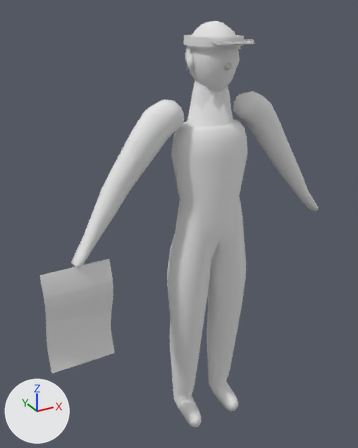
The glTF model assets/actors/crowd/fan10.glb as it was, and as the next commit left it.
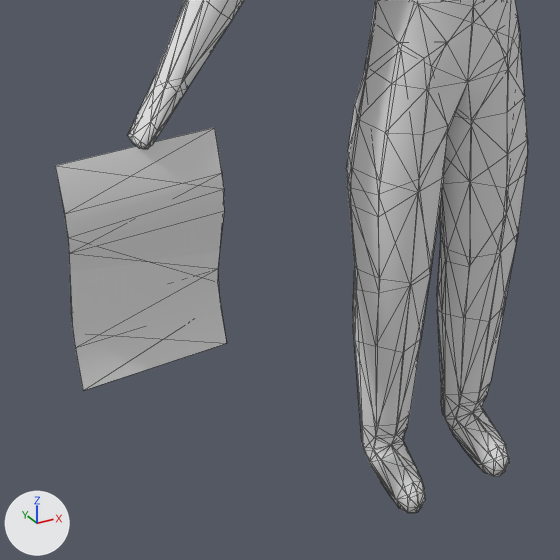
Old and new are each drawn whole from a 50 mm lens placed at (-1.067, -1.684, 1.877), pointed at (-0.118, 0.041, 1.015) and again close up on the part from 4% to 73% of the width and 45% to 100% of the height. Arrows for +X, +Y and +Z are at lower left; the lights stay in place. The older version's two pictures come first. The close-ups show mesh edges as thin lines. Vertices at exactly the same position are counted once.

Script lines for the objects in view, before the commit:
```python
me_fan10 = bpy.data.meshes.new('fan10')
me_fan10.from_pydata(...)  # 814 vertices, 1500 faces; spans x -0.75..0.61, y -0.2..0.12, z -0.02..1.83
me_fan10.materials.append(mat_crowd_fan)  # white #e7e7e7
me_fan10_lod1 = bpy.data.meshes.new('fan10_lod1')
me_fan10_lod1.from_pydata(...)  # 376 vertices, 650 faces; spans x -0.75..0.61, y -0.2..0.12, z -0.02..1.83
me_fan10_lod1.materials.append(mat_crowd_fan)  # white #e7e7e7
ob_fan10 = bpy.data.objects.new('fan10', me_fan10)
ob_fan10.location = (0.0, 0.0, 0.0)
ob_fan10_lod1 = bpy.data.objects.new('fan10_lod1', me_fan10_lod1)
ob_fan10_lod1.location = (0.0, 0.0, 0.0)
```
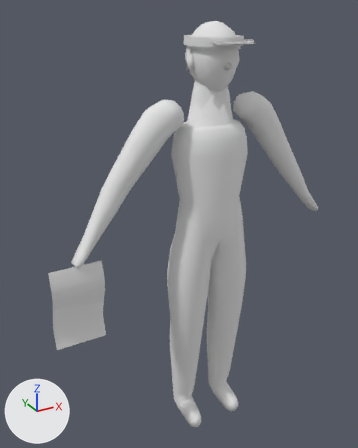
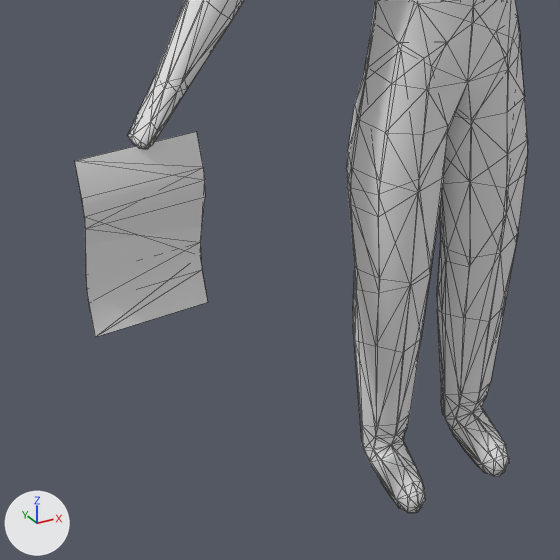
What differs and where, as boxes [x1, y1, x2, y2] in the close-ups (560 x 560 px; the box of a moved part takes in the faces that stretch with it):
'fan10', reshaped: before [55, 0, 528, 513]; after [75, 0, 528, 513]
'fan10_lod1', reshaped: before [57, 0, 528, 512]; after [75, 0, 528, 512]
part 1 of me_fan10, moved or reshaped: before [55, 128, 224, 390]; after [75, 132, 205, 330]
part 2 of me_fan10_lod1, rebuilt (21% narrower, 19% shorter): before [57, 177, 226, 390]; after [75, 165, 208, 337]

What changed in the scene script:
```text
Change me_fan10:
    used by ob_fan10; location = (0.0, 0.0, 0.0)
    remove me_fan10.from_pydata(...)  # 814 vertices, 1500 faces; spans x -0.75..0.61, y -0.2..0.12, z -0.02..1.83
    add me_fan10.from_pydata(...)  # 814 vertices, 1500 faces; spans x -0.71..0.61, y -0.2..0.12, z -0.02..1.83
    me_fan10 part 1
    me_fan10.vertices[802].co: (-0.75, -0.04, 0.97) -> (-0.71, -0.06, 0.91)  # pixel (55, 165) -> pixel (81, 198)
    me_fan10.vertices[803].co: (-0.75, -0.06, 0.89) -> (-0.71, -0.05, 0.85)  # pixel (64, 213) -> pixel (85, 228)
    me_fan10.vertices[804].co: (-0.75, -0.06, 0.82) -> (-0.71, -0.01, 0.73)  # pixel (69, 253) -> pixel (85, 275)
    me_fan10.vertices[805].co: (-0.75, 0.0, 0.66) -> (-0.71, -0.01, 0.67)  # pixel (70, 312) -> pixel (88, 303)
    me_fan10.vertices[806].co: (-0.75, 0.0, 0.59) -> (-0.71, -0.03, 0.61)  # pixel (75, 347) -> pixel (95, 337)
    me_fan10.vertices[807].co: (-0.75, -0.03, 0.51) -> (-0.5, -0.06, 0.91)  # pixel (83, 390) -> pixel (203, 167)
    me_fan10.vertices[808].co: (-0.47, -0.06, 0.89) -> (-0.5, -0.01, 0.73)  # pixel (222, 172) -> pixel (200, 242)
    me_fan10.vertices[809].co: (-0.47, -0.06, 0.82) -> (-0.5, -0.01, 0.67)  # pixel (224, 210) -> pixel (201, 269)
    me_fan10.vertices[810].co: (-0.47, 0.0, 0.66) -> (-0.71, -0.04, 0.97)  # pixel (217, 268) -> pixel (74, 160)
    me_fan10.vertices[811].co: (-0.47, 0.0, 0.59) -> (-0.5, -0.04, 0.97)  # pixel (219, 302) -> pixel (196, 131)
    me_fan10.vertices[812].co: (-0.47, -0.03, 0.51) -> (-0.5, -0.05, 0.85)  # pixel (226, 343) -> pixel (205, 196)
    me_fan10.vertices[813].co: (-0.47, -0.04, 0.97) -> (-0.5, -0.03, 0.61)  # pixel (214, 127) -> pixel (207, 302)
    other edits to the shape of me_fan10 do not show in these pictures
Change me_fan10_lod1:
    used by ob_fan10_lod1; location = (0.0, 0.0, 0.0)
    remove me_fan10_lod1.from_pydata(...)  # 376 vertices, 650 faces; spans x -0.75..0.61, y -0.2..0.12, z -0.02..1.83
    add me_fan10_lod1.from_pydata(...)  # 376 vertices, 650 faces; spans x -0.71..0.61, y -0.2..0.12, z -0.02..1.83
    me_fan10_lod1 part 2: the loose piece of 8 vertices spanning x -0.75..-0.47, y -0.06..0.0, z 0.51..0.97 is rebuilt with 8 vertices and now spans x -0.71..-0.5, y -0.06..0.0, z 0.61..0.97
    other edits to the shape of me_fan10_lod1 do not show in these pictures
```
